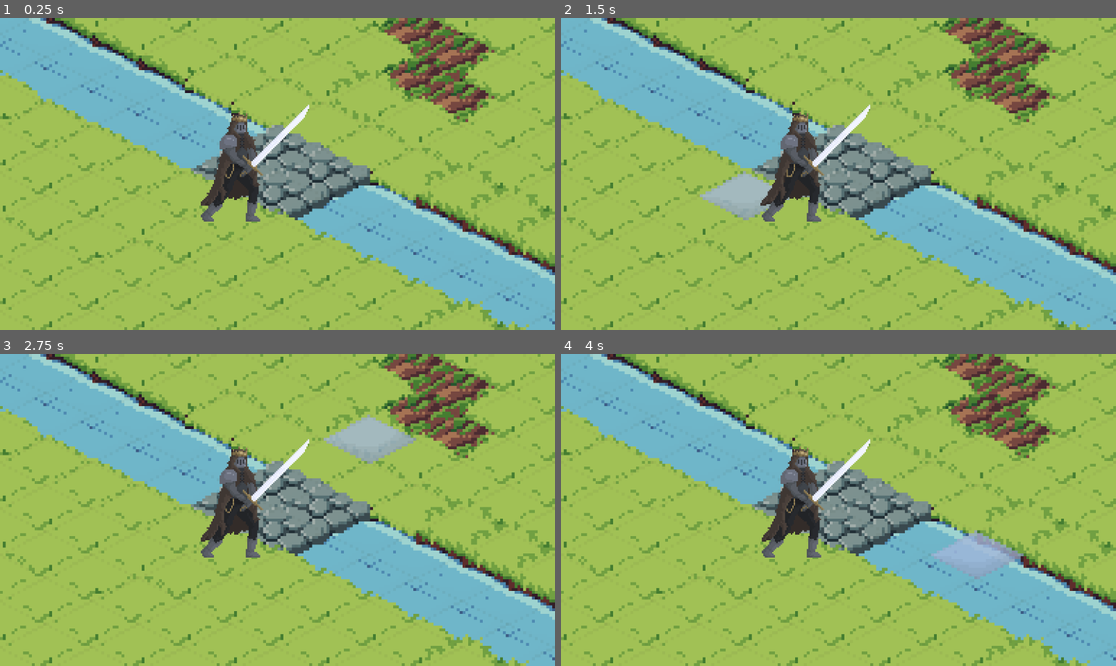
Above: before the commit, frames 1-4 (two rows, left to right).
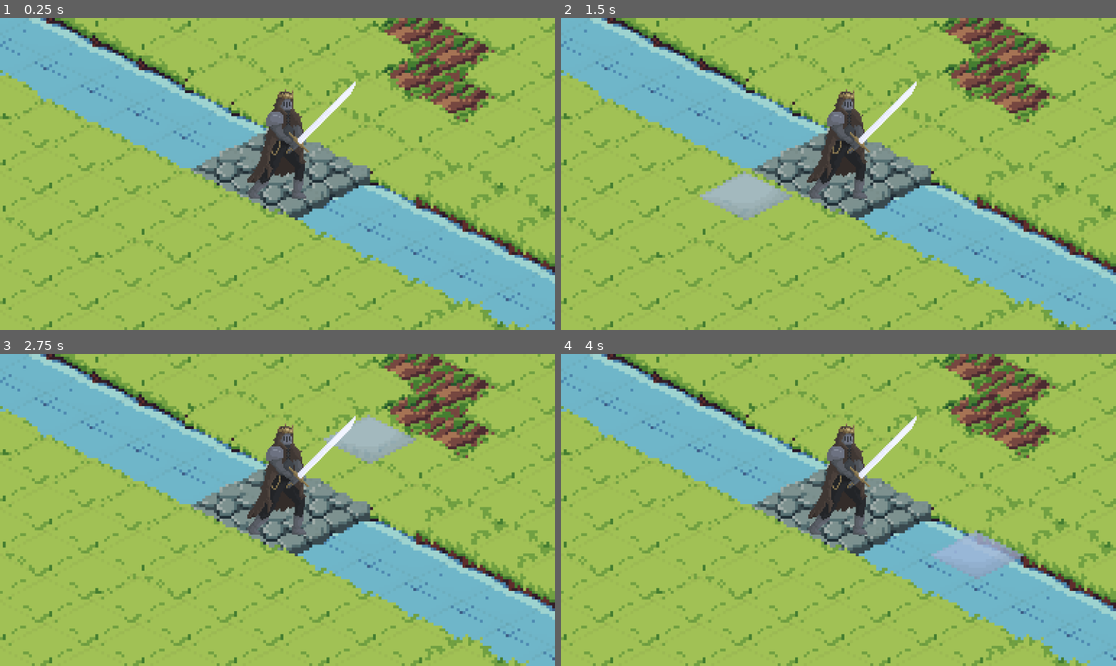
Above: after the commit, the same moments.

Repository: agh-cs-imbeciles/heralds-of-war
Game: Godot game, scene res://scenes/game.tscn
Same seed, same stepped clock (60 frames per second), same inputs: the game is played once before the commit and once after it.
Inputs (mouse positions are in pixels of both pictures, inside the frame that each line leads up to):
- Up to frame 1 (0.25 s): no input
- Up to frame 2 (1.5 s): move the mouse to (960, 158) at 0.52 s; click (960, 158) at 0.67 s; move the mouse to (727, 189) at 1.27 s; click (727, 189) at 1.42 s
- Up to frame 3 (2.75 s): move the mouse to (333, 441) at 2.02 s; click (333, 441) at 2.17 s
- Up to frame 4 (4 s): tap Enter at 2.75 s; move the mouse to (810, 572) at 2.77 s; click (810, 572) at 2.92 s; move the mouse to (1005, 556) at 3.52 s; click (1005, 556) at 3.67 s

The runs differ from the first frame. In frame 1, 4.1% of the frame differs, in the area x 36-65%, y 20-66%; in frame 2, 4.1%; in frame 3, 4.2%; in frame 4, 4.2%, in the area x 36-65%, y 19-66%.

Commit message:
Refactor: Replace static swordsman with dynamically loaded one

Diff:
--- a/scenes/game.tscn
+++ b/scenes/game.tscn
@@ -1,8 +1,7 @@
-[gd_scene load_steps=6 format=4 uid="uid://bw4ys7cn1q7an"]
+[gd_scene load_steps=5 format=4 uid="uid://bw4ys7cn1q7an"]
 
 [ext_resource type="Texture2D" uid="uid://cn1pc7vuyyn86" path="res://assets/sprites/terrain/tileset.png" id="1_uwrxv"]
 [ext_resource type="Script" uid="uid://c0mx0vvijq1vj" path="res://src/board/board.gd" id="2_yqjtg"]
-[ext_resource type="PackedScene" uid="uid://bxqxpso4ylcse" path="res://scenes/units/swordsman.tscn" id="3_lnu2h"]
 
 [sub_resource type="TileSetAtlasSource" id="TileSetAtlasSource_yqjtg"]
 texture = ExtResource("1_uwrxv")
@@ -137,12 +136,6 @@
 position = Vector2(16, 160)
 zoom = Vector2(6, 6)
 
-[node name="Swordsman" parent="." instance=ExtResource("3_lnu2h")]
-z_index = 256
-position = Vector2(8, 156)
-scale = Vector2(0.5, 0.5)
-offset = Vector2(8, -20)
-
 [node name="TerrainTileMap" type="TileMapLayer" parent="."]
 tile_map_data = PackedByteArray("AAAAAAAAAAABAAIAAAAAAAEAAAABAAIAAAAAAAIAAAABAAIAAAAAAAMAAAACAAIAAAAAAAQAAAAAAAIAAAAAAA …(6976 unchanged characters)…
 tile_set = SubResource("TileSet_8cj0n")
--- a/src/board/board.gd
+++ b/src/board/board.gd
@@ -4,6 +4,7 @@
 
 var is_tile_focused: bool = false
 
+var swordsman_scene: PackedScene = preload("res://scenes/units/swordsman.tscn")
 var highlight_tile: PackedScene = preload(
 	"res://scenes/board/highlight-tile.tscn"
 )
@@ -13,8 +14,24 @@
 
 
 func _ready() -> void:
+	instantiate_swordsman()
 	instantiate_highlight_tile(HighlightTile.HOVER)
 	instantiate_highlight_tile(HighlightTile.FOCUS)
+
+
+func instantiate_swordsman() -> Unit:
+	swordsman = swordsman_scene.instantiate()
+
+	swordsman.stamina = 6
+	swordsman.offset = Vector2(8, -20)
+	swordsman.offset_position = map_to_local(get_used_rect().size / 2)
+	swordsman.position = swordsman.offset_position + swordsman.offset
+	swordsman.scale = Vector2(0.5, 0.5)
+	swordsman.z_index = 256
+
+	add_sibling.call_deferred(swordsman)
+
+	return swordsman
 
 
 func instantiate_highlight_tile(tile_type: HighlightTile) -> void:
